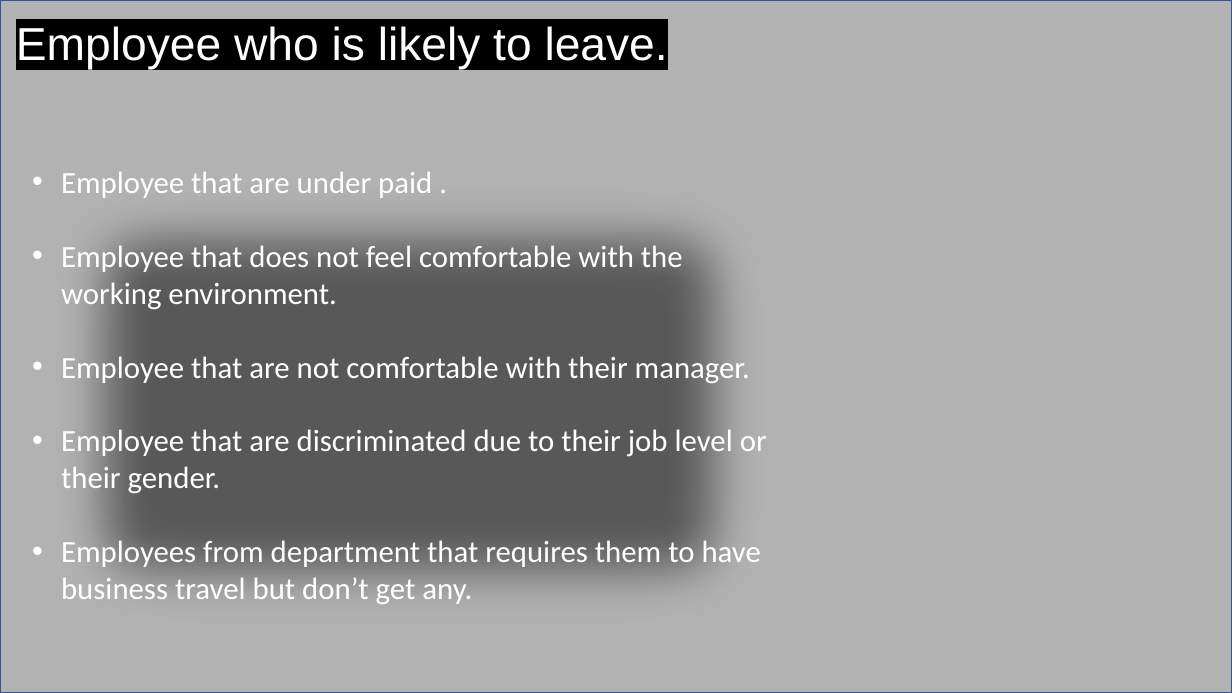
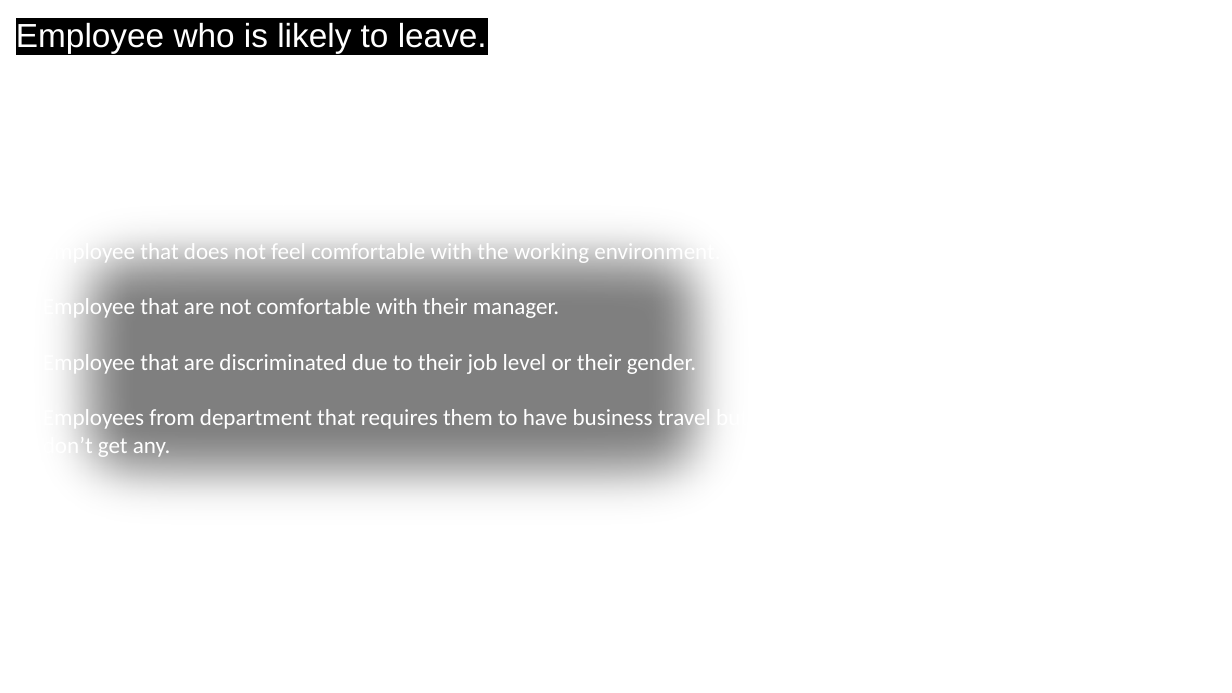
Before and after one commit to mich7000/my-data-science-and-machine-learning-portfolio, a slide deck: slide 8 of Employee Attrition Data Analysis/report-slides.pptx. Drawn at 1232x693 pixels with LibreOffice and Linux fonts; fonts in the diff are those of the drawing; background and template pictures are left out. Boxes give left, top, right and bottom in pixels: in the first picture for what was removed or moved away, otherwise in the second. Text is boxed around its words. In the diff, an @@ line names an element or a change of style, - is before the commit and + after.

```diff
--- a/Employee Attrition Data Analysis/report-slides.pptx
+++ b/Employee Attrition Data Analysis/report-slides.pptx
@@ rectangle removed at (x1=0, y1=0, x2=1232, y2=693) @@
@@ text "Employee who is likely to ..." at (x1=16, y1=22, x2=487, y2=54): size 36 to 26 pt @@
@@ text "Employee that are under paid ..." moved from (x1=61, y1=172, x2=767, y2=604) to (x1=43, y1=237, x2=720, y2=457) @@
@@ text "Employee that are under paid ..." at (x1=43, y1=237, x2=720, y2=457): size 24 to 18 pt @@
```
Also in this commit, not shown: 8 other slides changed, 1 slide removed, 2 other files.
